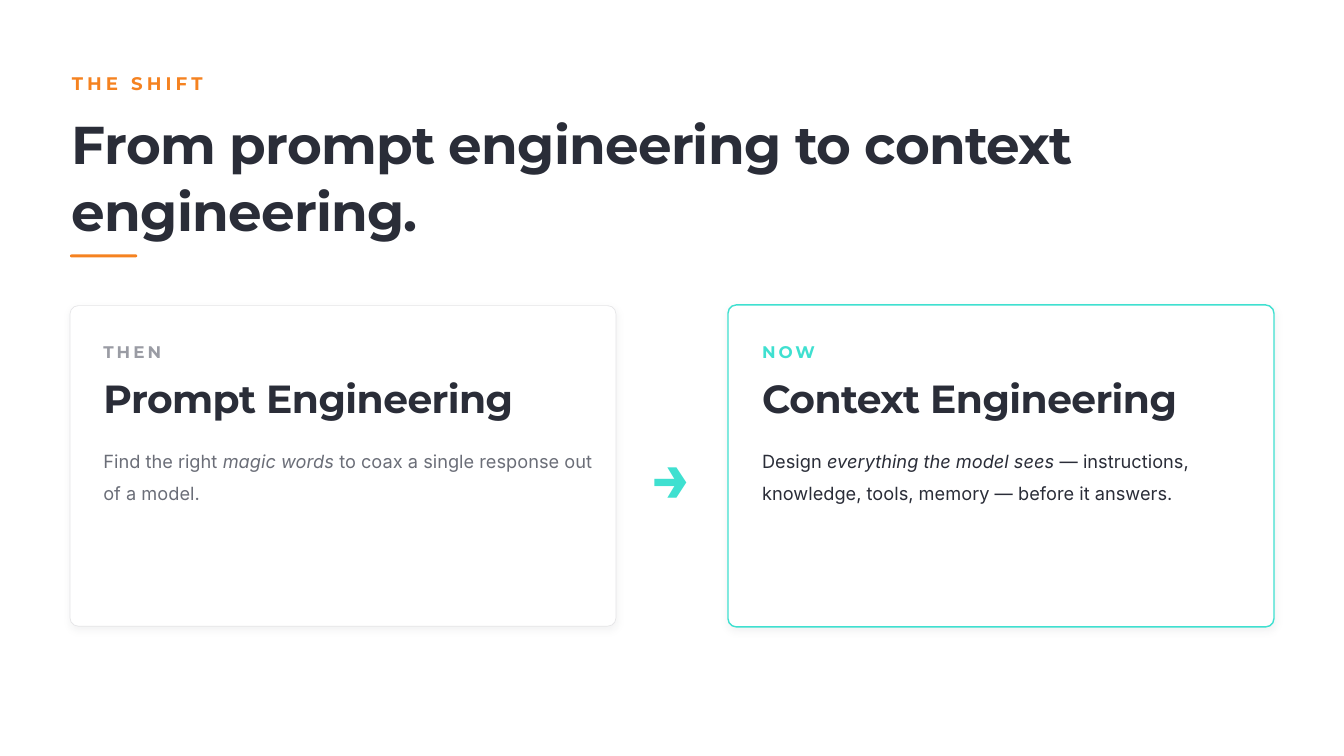
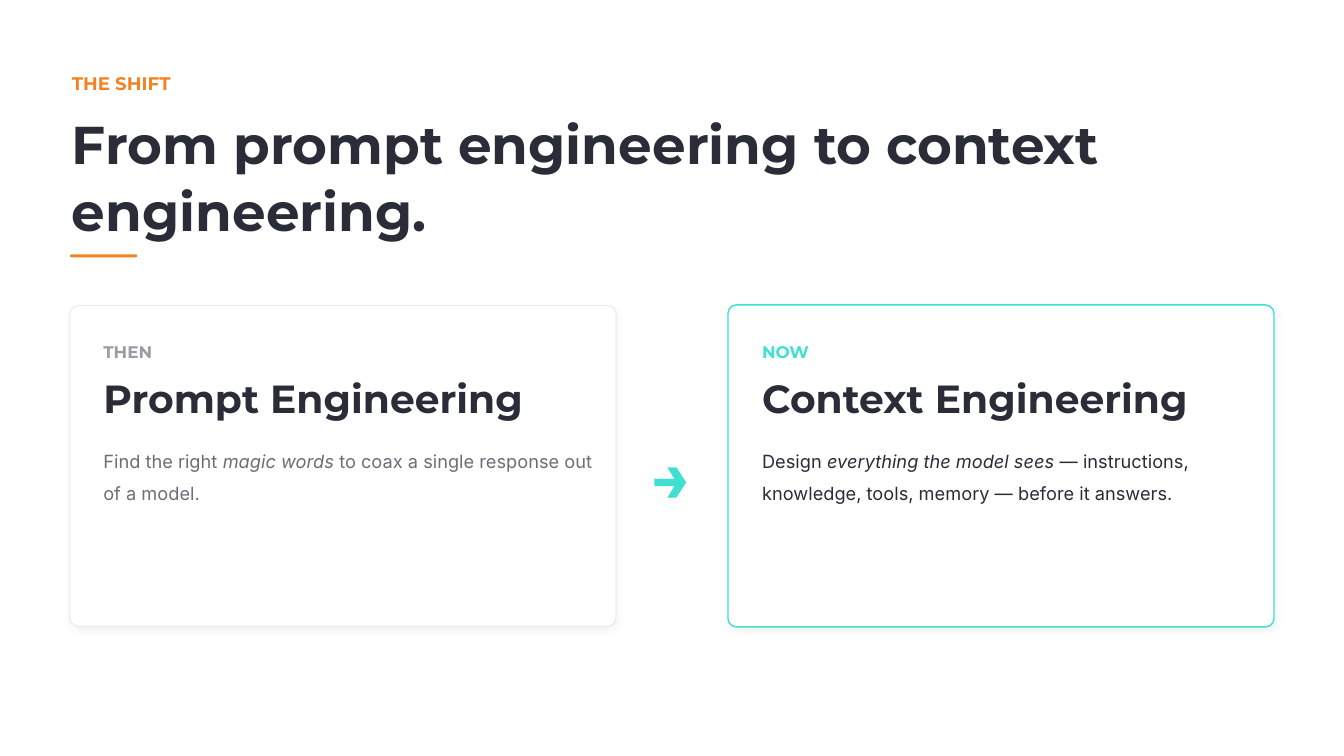
Before and after one commit to chriskehayias/ContextEngineering, a slide deck: slide 18 of schedule/02-vibe-coding-vs-context-engineering/02-vibe-coding-vs-context-engineering.pptx (slide 9 before the commit). Drawn at 1344x756 pixels with LibreOffice and Linux fonts; fonts in the diff are those of the drawing. Boxes give left, top, right and bottom in pixels: in the first picture for what was removed or moved away, otherwise in the second. Text is boxed around its words. In the diff, an @@ line names an element or a change of style, - is before the commit and + after.

```diff
--- a/schedule/02-vibe-coding-vs-context-engineering/02-vibe-coding-vs-context-engineering.pptx
+++ b/schedule/02-vibe-coding-vs-context-engineering/02-vibe-coding-vs-context-engineering.pptx
@@ text "THE SHIFT" at [72, 77, 170, 91]: letter spacing 4.3 to 0 pt @@
@@ text "From prompt engineering to context ..." at [72, 122, 1098, 242]: letter spacing -0.8 to 0 pt @@
@@ text "THEN" at [103, 346, 152, 358]: letter spacing 3.2 to 0 pt @@
@@ text "NOW" at [762, 346, 809, 358]: letter spacing 3.2 to 0 pt @@
@@ text "Prompt Engineering" at [103, 382, 523, 421]: letter spacing -0.6 to 0 pt @@
@@ text "Context Engineering" at [762, 382, 1188, 421]: letter spacing -0.6 to 0 pt @@
```
Also in this commit, not shown: 32 other slides changed, 9 slides added.
